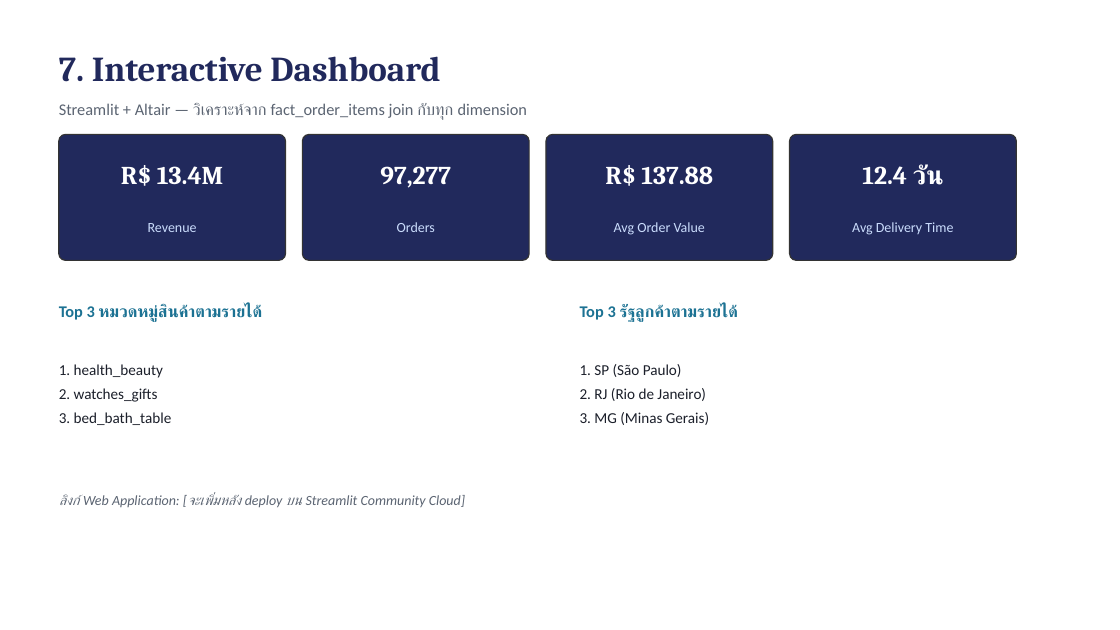
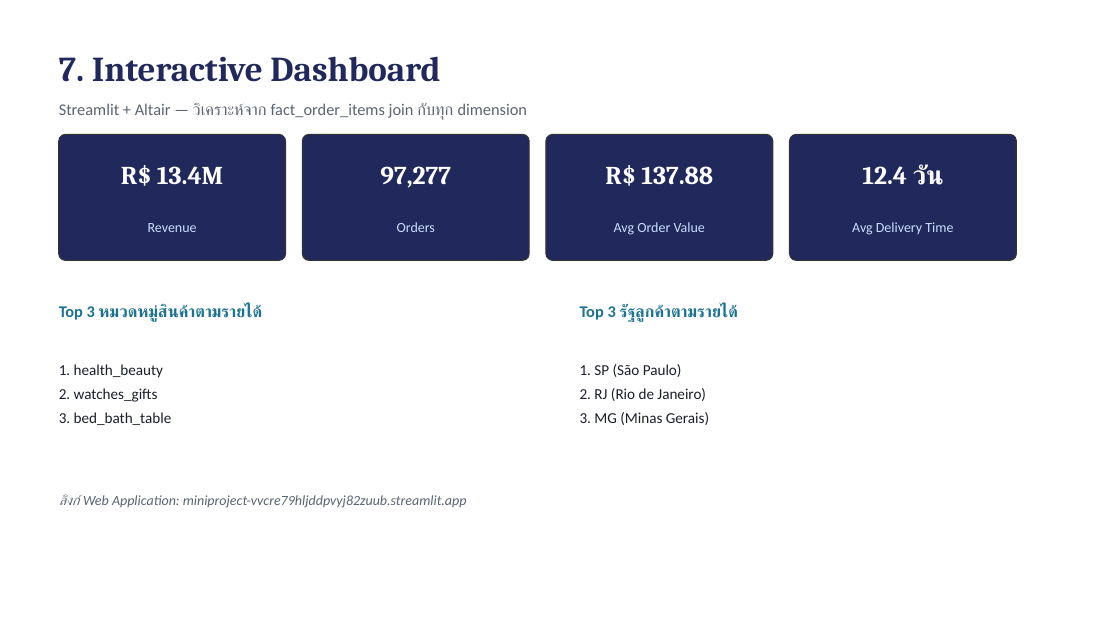
Before and after one commit to chawanakorn-phet/Mini_project, a slide deck: slide 10 of deliverables/Mini_Project_Olist_DW.pptx. Drawn at 1120x630 pixels with LibreOffice and Linux fonts; fonts in the diff are those of the drawing. Boxes give left, top, right and bottom in pixels: in the first picture for what was removed or moved away, otherwise in the second. Text is boxed around its words. In the diff, an @@ line names an element or a change of style, - is before the commit and + after.

Commit message:
Add live dashboard link to presentation deck

```diff
--- a/deliverables/Mini_Project_Olist_DW.pptx
+++ b/deliverables/Mini_Project_Olist_DW.pptx
@@ text at (59, 494, 467, 508): text changed @@
-ลิงก์ Web Application: [จะเพิ่มหลัง deploy บน Streamlit Community Cloud]
+ลิงก์ Web Application: miniproject-vvcre79hljddpvyj82zuub.streamlit.app
```
